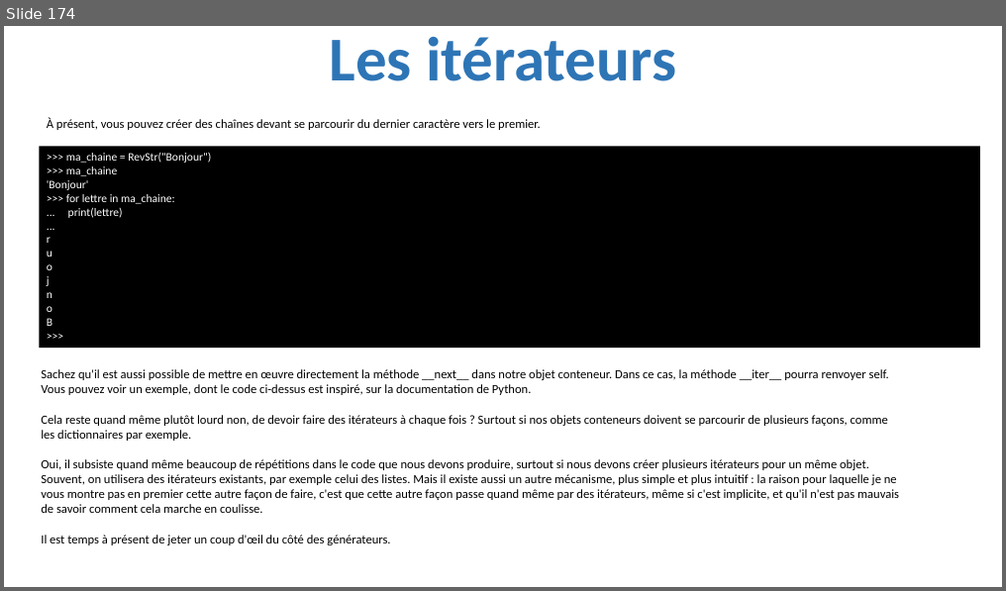
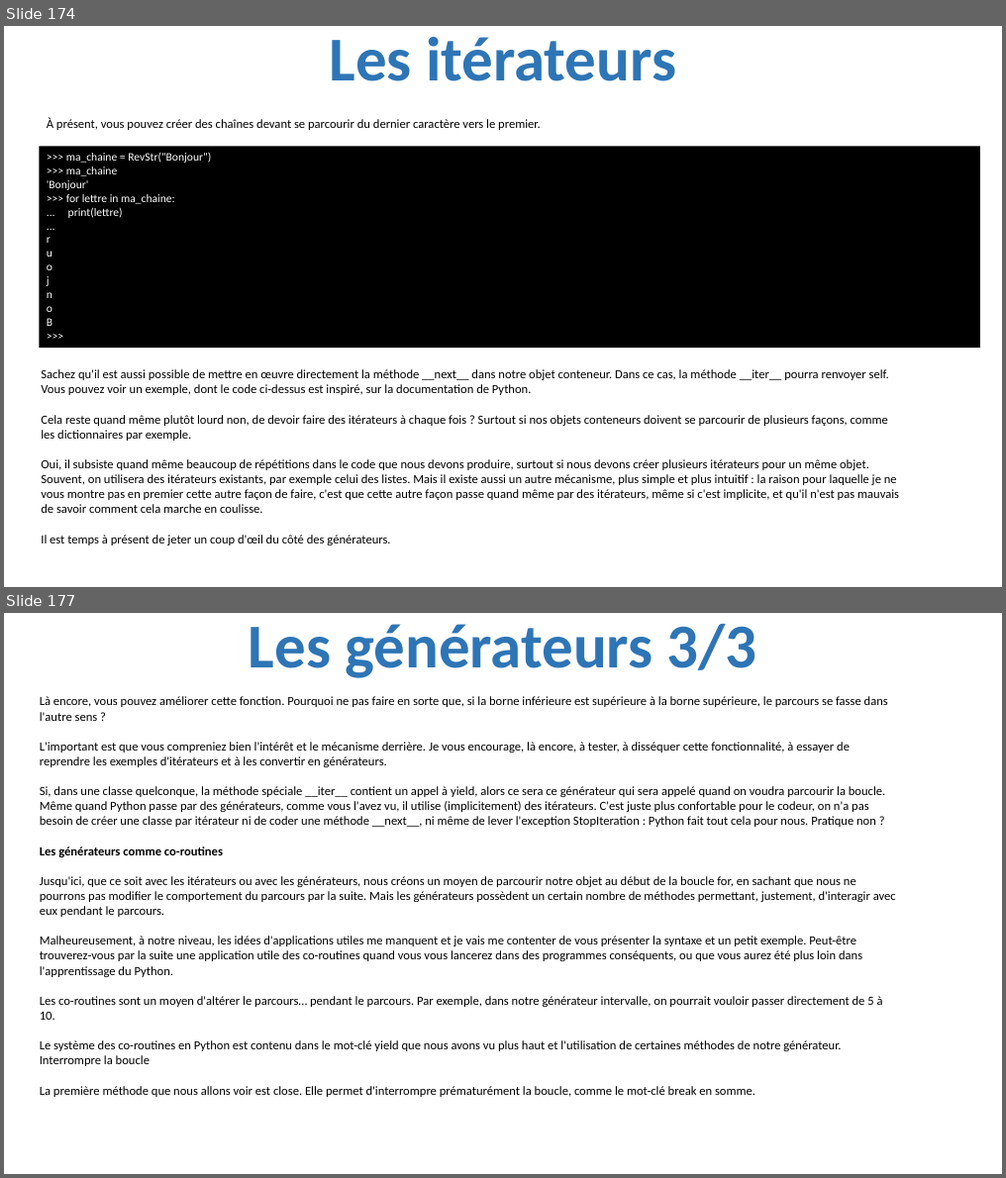
Before and after one commit to julienPalleau/PythonDoc, a slide deck: Python-resume.pptx. Shown one above the other, each under a label of ours: slide 174 before the commit, slides 174 and 177 after it; the slides between them are not shown. The pictures are 1006x591 and 1006x1178 pixels, drawn with LibreOffice and Linux fonts; fonts in the diff are those of the drawing. Boxes give left, top, right and bottom in pixels: in the first picture for what was removed or moved away, otherwise in the second. Text is boxed around its words. In the diff, an @@ line names an element or a change of style, - is before the commit and + after.

```diff
--- a/Python-resume.pptx
+++ b/Python-resume.pptx
@@ slide 177 added at bbox=[4, 613, 1002, 1174], background #FFFFFF @@
@@ title added at bbox=[249, 623, 757, 678], 60 pt, text #2E75B6, bold @@
+Les générateurs 3/3
@@ text added at bbox=[40, 696, 896, 1097], 12 pt, text #000000 @@
+Là encore, vous pouvez améliorer cette fonction. Pourquoi ne pas faire en sorte que, si la borne inférieure est supérieure à la borne supérieure, le parcours se fasse dans l'autre sens ?
+L'important est que vous compreniez bien l'intérêt et le mécanisme derrière. Je vous encourage, là encore, à tester, à disséquer cette fonctionnalité, à essayer de reprendre les exemples d'itérateurs et à les convertir en générateurs.
+Si, dans une classe quelconque, la méthode spéciale __iter__ contient un appel à yield, alors ce sera ce générateur qui sera appelé quand on voudra parcourir la boucle. Même quand Python passe par des générateurs, comme vous l'avez vu, il utilise (implicitement) des itérateurs. C'est juste plus confortable pour le codeur, on n'a pas besoin de créer une classe par itérateur ni de coder une méthode __next__, ni même de lever l'exception StopIteration : Python fait tout cela pour nous. Pratique non ?
+Les générateurs comme co-routines
+Jusqu'ici, que ce soit avec les itérateurs ou avec les générateurs, nous créons un moyen de parcourir notre objet au début de la boucle for, en sachant que nous ne pourrons pas modifier le comportement du parcours par la suite. Mais les générateurs possèdent un certain nombre de méthodes permettant, justement, d'interagir avec eux pendant le parcours.
+Malheureusement, à notre niveau, les idées d'applications utiles me manquent et je vais me contenter de vous présenter la syntaxe et un petit exemple. Peut-être trouverez-vous par la suite une application utile des co-routines quand vous vous lancerez dans des programmes conséquents, ou que vous aurez été plus loin dans l'apprentissage du Python.
+Les co-routines sont un moyen d'altérer le parcours… pendant le parcours. Par exemple, dans notre générateur intervalle, on pourrait vouloir passer directement de 5 à 10.
+Le système des co-routines en Python est contenu dans le mot-clé yield que nous avons vu plus haut et l'utilisation de certaines méthodes de notre générateur.
+Interrompre la boucle
+La première méthode que nous allons voir est close. Elle permet d'interrompre prématurément la boucle, comme le mot-clé break en somme.
```
Also in this commit, not shown: 2 slides changed, 11 other slides added.
